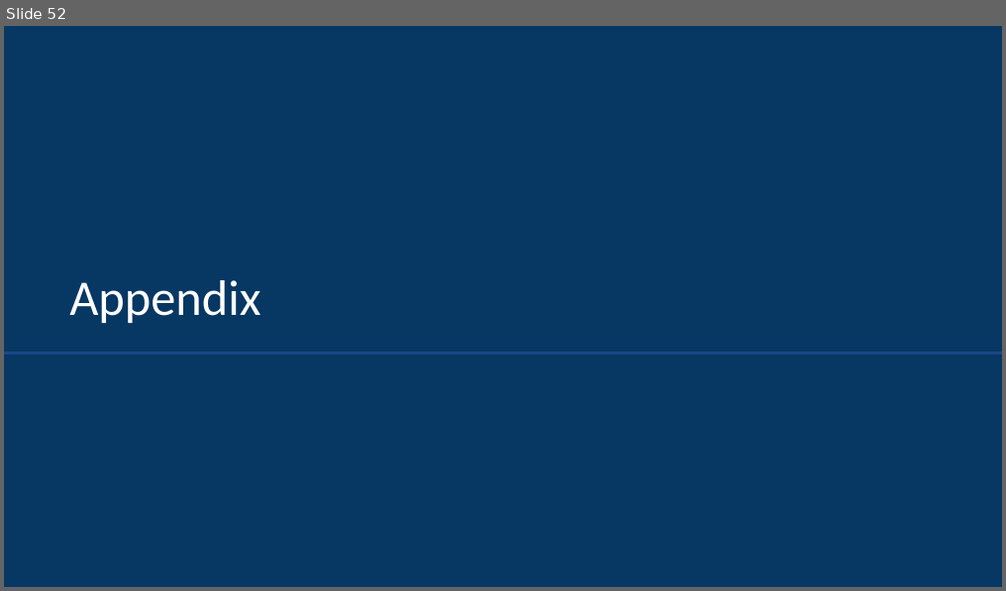
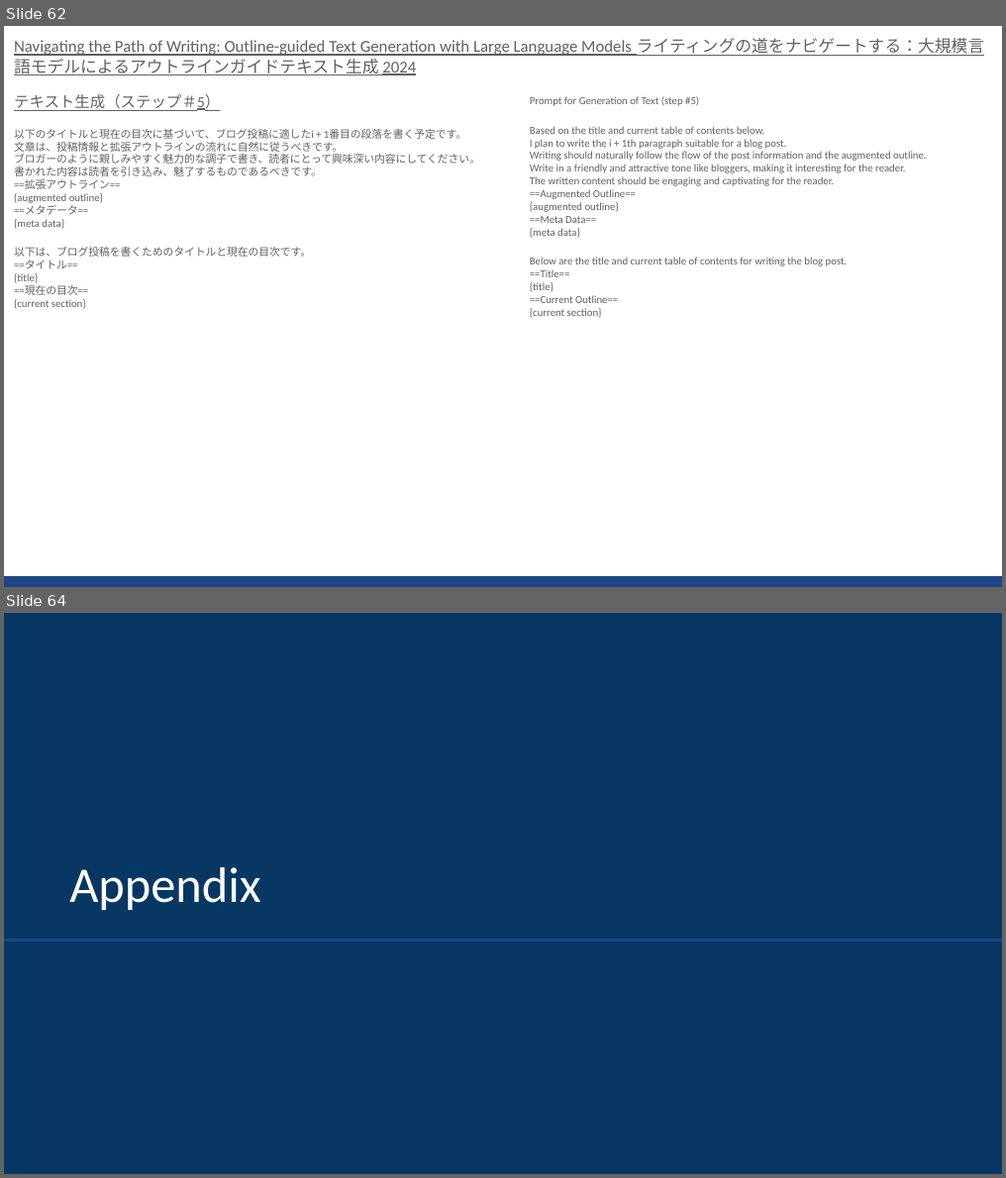
Before and after one commit to sekihan02/code_sundbox, a slide deck: 2024_LLM論文要約_4.pptx. Shown one above the other, each under a label of ours: slide 52 before the commit, slides 62 and 64 after it; the slides between them are not shown. The pictures are 1006x591 and 1006x1178 pixels, drawn with LibreOffice and Linux fonts; fonts in the diff are those of the drawing. Boxes give left, top, right and bottom in pixels: in the first picture for what was removed or moved away, otherwise in the second. Text is boxed around its words. In the diff, an @@ line names an element or a change of style, - is before the commit and + after.

```diff
--- a/2024_LLM論文要約_4.pptx
+++ b/2024_LLM論文要約_4.pptx
@@ slide 62 added at (4,26,1002,587), background #FFFFFF @@
@@ text added at (14,38,984,309), 7.6 pt, text #616161 @@
+Navigating the Path of Writing: Outline-guided Text Generation with Large Language Models ライティングの道をナビゲートする：大規模言語モデルによるアウトラインガイドテキスト生成 2024
+テキスト生成（ステップ＃5）
+以下のタイトルと現在の目次に基づいて、ブログ投稿に適したi + 1番目の段落を書く予定です。
+文章は、投稿情報と拡張アウトラインの流れに自然に従うべきです。
+ブロガーのように親しみやすく魅力的な調子で書き、読者にとって興味深い内容にしてください。
+書かれた内容は読者を引き込み、魅了するものであるべきです。
+==拡張アウトライン==
+{augmented outline}
+==メタデータ==
+{meta data}
+以下は、ブログ投稿を書くためのタイトルと現在の目次です。
+==タイトル==
+{title}
+==現在の目次==
+{current section}
@@ text added at (530,96,927,318), 7.6 pt, text #616161 @@
+Prompt for Generation of Text (step #5)
+Based on the title and current table of contents below,
+I plan to write the i + 1th paragraph suitable for a blog post.
+Writing should naturally follow the flow of the post information and the augmented outline.
+Write in a friendly and attractive tone like bloggers, making it interesting for the reader.
+The written content should be engaging and captivating for the reader.
+==Augmented Outline==
+{augmented outline}
+==Meta Data==
+{meta data}
+Below are the title and current table of contents for writing the blog post.
+==Title==
+{title}
+==Current Outline==
+{current section}
@@ rectangle added at (4,576,1002,587), fill #1C4587 @@
@@ what was slide 52 is now slide 64 @@
```
Also in this commit, not shown: 11 other slides added, 3 other files.
